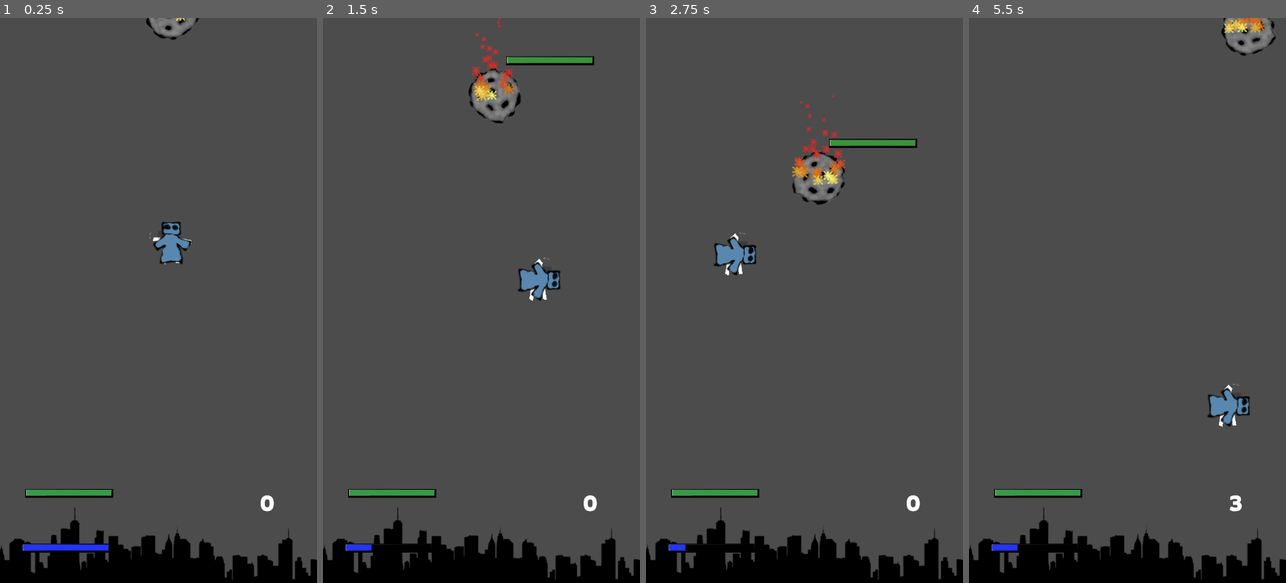
Above: before the commit, frames 1-4 (left to right).
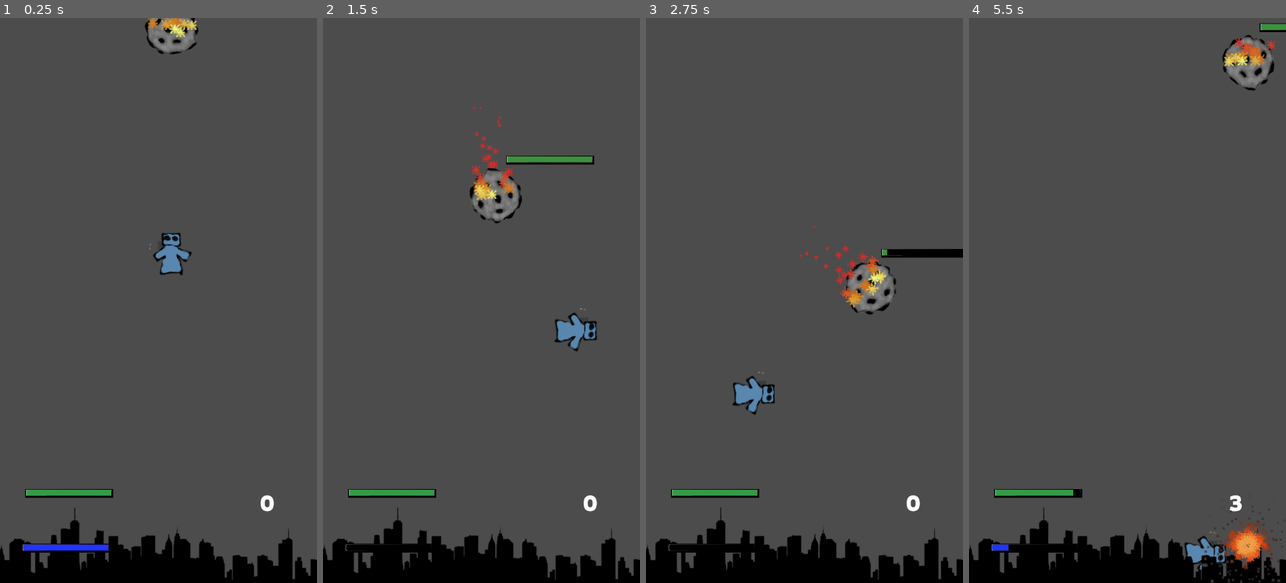
Above: after the commit, the same moments.

Repository: algch/ladrillos
Game: Godot game, scene res://main.tscn
The game is run twice, just before and just after one commit, with the same random seed, the same clock (stepped at 60 frames per second) and the same inputs.
Inputs (mouse positions are in pixels of both pictures, inside the frame that each line leads up to):
- Up to frame 1 (0.25 s): no input
- Up to frame 2 (1.5 s): move the mouse to (551, 272) at 0.52 s; press the mouse at (551, 272) at 0.53 s; move the mouse to (418, 328) at 1.27 s; release the mouse at (418, 328) at 1.28 s; click (418, 328) at 1.35 s
- Up to frame 3 (2.75 s): move the mouse to (836, 176) at 2.02 s; press the mouse at (836, 176) at 2.03 s
- Up to frame 4 (5.5 s): move the mouse to (1111, 413) at 2.77 s; release the mouse at (1111, 413) at 2.78 s; click (1111, 413) at 2.85 s; move the mouse to (1222, 385) at 3.52 s; press the mouse at (1222, 385) at 3.53 s; move the mouse to (1032, 215) at 4.27 s; release the mouse at (1032, 215) at 4.28 s; click (1032, 215) at 4.35 s; move the mouse to (1143, 300) at 5.02 s; press the mouse at (1143, 300) at 5.03 s

The runs differ from the first frame. In frame 1, 1.4% of the frame differs, in the area x 45-63%, y 0-46%; in frame 2, 4.5%; in frame 3, 4.6%, in the area x 7-100%, y 13-95%; in frame 4, 3.4%.

Commit message:
make impulse more noticeable

Diff:
--- a/brick.gd
+++ b/brick.gd
@@ -4,9 +4,10 @@
 var graphical_repr_class = preload("res://graphicalRepr.tscn")
 
 var dir = Vector2()
+var max_dir_speed = 300.0
 var dir_speed = 0
 var speed_decrease = 0
-var gravity_speed = 150
+var gravity_speed = 300.0
 var gravity_motion = Vector2.DOWN * gravity_speed
 
 var max_health = 0
@@ -51,20 +52,20 @@
 
 func handle_collision(bounce_dir, bounce_speed):
 	dir = bounce_dir
-	dir_speed = bounce_speed
+	dir_speed = bounce_speed if bounce_speed <= max_dir_speed else max_dir_speed
 	speed_decrease = dir_speed/10
 	$speedDecreaseTimer.start()
 
 func _update_health_bar():
 	$healthBar.value = $healthBar.max_value * (health/max_health)
 
-func deal_damage(damage):
-	health -= damage
+func deal_damage(damage, max_damage):
+	health -= 400 * (damage/max_damage)
 	_update_health_bar()
 	check_health()
 
 func _process(_delta):
-	$sprite.rotation += deg2rad(1)
+	$sprite.rotation += deg2rad(3)
 
 func _physics_process(delta):
 	var total_motion = (dir * dir_speed) + gravity_motion
@@ -76,7 +77,7 @@
 			handle_collision(-dir, dir_speed)
 
 		if collision.collider.has_method("deal_damage"):
-			collision.collider.deal_damage(dir_speed)
+			collision.collider.deal_damage(dir_speed, gravity_speed)
 
 func _on_speedDecreaseTimer_timeout():
 	$speedDecreaseTimer.stop()
--- a/main.tscn
+++ b/main.tscn
@@ -66,7 +66,6 @@
 
 [node name="AudioStreamPlayer" type="AudioStreamPlayer" parent="."]
 stream = ExtResource( 3 )
-autoplay = true
 
 [node name="fuelBar" type="TextureProgress" parent="."]
 margin_left = 49.7246
--- a/player.gd
+++ b/player.gd
@@ -6,24 +6,20 @@
 signal player_shooted
 
 var can_shoot = true
-var aim_start = null
+var aim_start = Vector2()
 var is_aiming = false
 var can_deal_damage = false
 var dir = Vector2()
-var max_dir_speed = 600.0
-var original_speed_decrease = 25.0
-var speed_decrease = 25.0
-var dir_speed = max_dir_speed
-
-var max_fuel = 500.0
-var fuel = max_fuel
-var fuel_decrease = 50.0
-var fuel_increase = 50.0
+var original_speed_decrease = 10.0
+var speed_decrease = original_speed_decrease
+var dir_speed = 0
 
 var energy = 0.0
-var energy_increase = 80.0
+var max_energy = 1000.0
+var charge_energy_time = 0.5
+onready var energy_increase = max_energy / (charge_energy_time / $attackTimer.wait_time)
 
-var gravity_speed = 100.0
+var gravity_speed = 200.0
 var gravity_motion = Vector2.DOWN * gravity_speed
 
 enum STATE {IDLE, AIMING, ATTACK}
@@ -41,7 +37,7 @@
 			can_shoot = false
 			is_aiming = true
 			aim_start = get_global_mouse_position()
-			$fuelTimer.stop()
+			$chargeTimer.stop()
 			$attackTimer.start()
 		STATE.ATTACK:
 			current_state = STATE.ATTACK
@@ -51,15 +47,14 @@
 			var input_dir = (aim_start - get_global_mouse_position()).normalized()
 			var resulting_motion = (dir * dir_speed) + (input_dir * energy)
 			dir = resulting_motion.normalized()
-			dir_speed = resulting_motion.length()
+			# dir_speed = resulting_motion.length()
+			dir_speed = energy
 			$speedDecreaseTimer.start()
-			$fuelTimer.start()
+			$chargeTimer.start()
 			$attackTimer.stop()
-			print("energy ", energy)
-			energy = 0
 
 func _ready():
-	connect("player_shooted", get_parent(), "_on_player_shooted")
+	var _x  = connect("player_shooted", get_parent(), "_on_player_shooted")
 
 func get_graphical_repr():
 	var graphical_repr = graphical_repr_class.instance()
@@ -106,19 +101,20 @@
 	if collision:
 		var prev_dir_speed = dir_speed
 		dir = dir.bounce(collision.normal).normalized()
-		dir_speed /= 2.5
+		dir_speed *= 0.25
 		if collision.collider.has_method("handle_collision"):
-			collision.collider.handle_collision(-dir, dir_speed)
+			collision.collider.handle_collision(-dir, prev_dir_speed)
 
 		if collision.collider.has_method("deal_damage") and can_deal_damage:
 			# refreshing state ?
-			collision.collider.deal_damage(prev_dir_speed)
+			collision.collider.deal_damage(prev_dir_speed, max_energy)
 			set_state(STATE.IDLE)
 
 func _on_speedDecreaseTimer_timeout():
 	$speedDecreaseTimer.stop()
 	dir_speed -= speed_decrease
 	if dir_speed > 0:
+		speed_decrease *= 1.1
 		$speedDecreaseTimer.start()
 	else:
 		speed_decrease = original_speed_decrease
@@ -126,18 +122,18 @@
 		can_deal_damage = false
 
 func _on_attackTimer_timeout():
-	fuel -= fuel_decrease
 	energy += energy_increase
-	get_node("../fuelBar").value = get_node("../fuelBar").max_value * (fuel/max_fuel)
-	if fuel > 0:
+	get_node("../fuelBar").value = get_node("../fuelBar").max_value - get_node("../fuelBar").max_value * (energy/max_energy)
+	print(get_node("../fuelBar").value)
+	if energy < max_energy:
 		$attackTimer.start()
 	else:
 		$attackTimer.stop()
 
-func _on_fuelTimer_timeout():
-	fuel += fuel_increase
-	get_node("../fuelBar").value = get_node("../fuelBar").max_value * (fuel/max_fuel)
-	if fuel < max_fuel:
-		$fuelTimer.start()
+func _on_chargeTimer_timeout():
+	energy -= energy_increase
+	get_node("../fuelBar").value = get_node("../fuelBar").max_value - get_node("../fuelBar").max_value * (energy/max_energy)
+	if energy > 0:
+		$chargeTimer.start()
 	else:
-		$fuelTimer.stop()
+		$chargeTimer.stop()
--- a/player.tscn
+++ b/player.tscn
@@ -15,20 +15,17 @@
 [node name="CollisionShape2D" type="CollisionShape2D" parent="."]
 shape = SubResource( 1 )
 
-[node name="polygon" type="Polygon2D" parent="."]
-polygon = PoolVector2Array( 10.194, 43.8811, 18.6697, 44.4108, 13.3724, 9.97825, 9.66428, -7.50289, 46.2158, 0.443077, 46.2158, -7.50289, 13.3724, -14.9191, 4.36697, -20.2164, 9.66428, -38.7571, 1.71832, -47.7625, -9.40607, -37.6976, -6.75739, -18.6273, -20.0007, -13.8597, -39.6007, -13.8597, -41.7197, -5.9137, -17.8817, -6.97316, -15.2331, 7.85932, -21.0602, 43.3513, -12.5844, 47.5892, -8.34659, 8.38905, 6.4859, 8.91879 )
-
 [node name="speedDecreaseTimer" type="Timer" parent="."]
 wait_time = 0.1
 
 [node name="attackTimer" type="Timer" parent="."]
 wait_time = 0.1
 
-[node name="fuelTimer" type="Timer" parent="."]
+[node name="chargeTimer" type="Timer" parent="."]
 wait_time = 0.1
 
 [node name="sprite" type="Sprite" parent="."]
 texture = ExtResource( 2 )
 [connection signal="timeout" from="speedDecreaseTimer" to="." method="_on_speedDecreaseTimer_timeout"]
 [connection signal="timeout" from="attackTimer" to="." method="_on_attackTimer_timeout"]
-[connection signal="timeout" from="fuelTimer" to="." method="_on_fuelTimer_timeout"]
+[connection signal="timeout" from="chargeTimer" to="." method="_on_chargeTimer_timeout"]
Not shown: 2 places in main.tscn that only renumber resources
